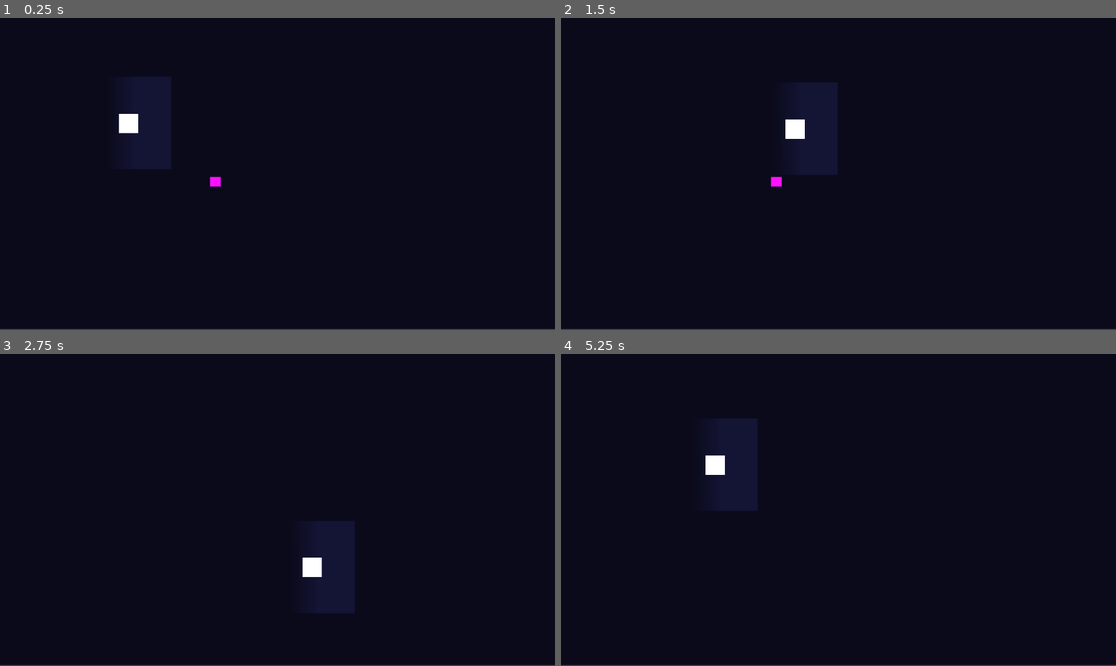
Above: before the commit, frames 1-4 (two rows, left to right).
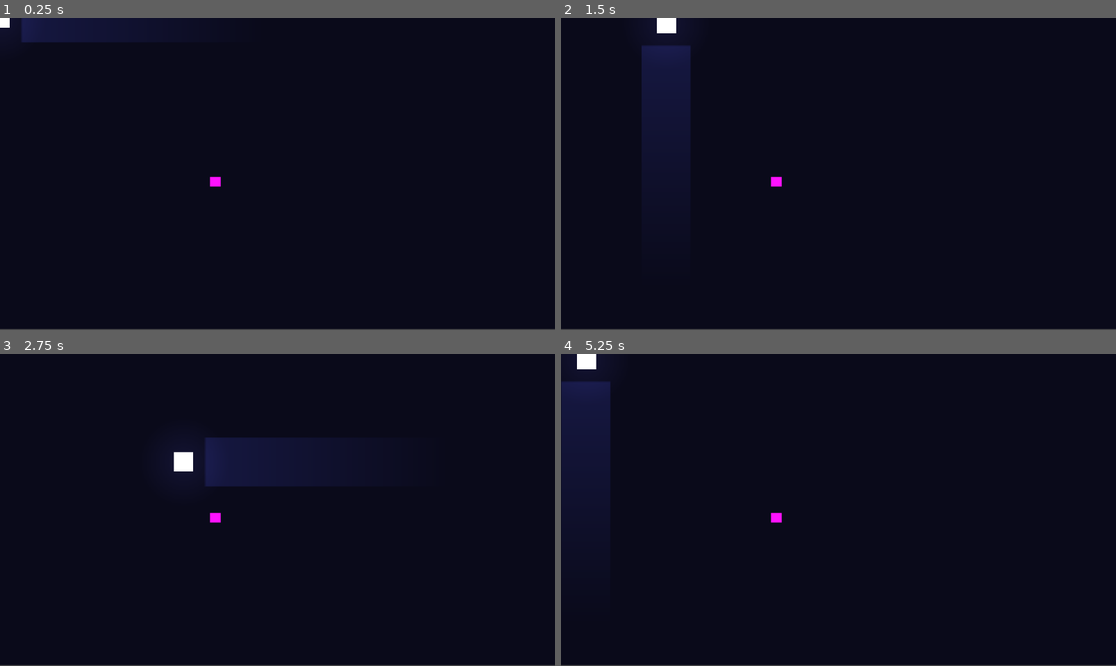
Above: after the commit, the same moments.

Repository: zz2548/game-design-final
Game: Godot game, scene res://main.tscn
The game is run twice, just before and just after one commit, with the same random seed, the same clock (stepped at 60 frames per second) and the same inputs.
Inputs (mouse positions are in pixels of both pictures, inside the frame that each line leads up to):
- Up to frame 1 (0.25 s): no input
- Up to frame 2 (1.5 s): tap Enter (ui_accept) at 0.5, 0.77 s; move the mouse to (960, 158) at 0.52 s; hold Right (ui_right) 0.53-1.28 s; hold E (interact) 0.53-1.28 s; move the mouse to (727, 189) at 1.27 s; hold Down (ui_down) from 1.28 s (still down); tap E (interact) at 1.35 s
- Up to frame 3 (2.75 s): tap Enter (ui_accept) at 1.52 s; move the mouse to (333, 441) at 2.02 s; release Down (ui_down) at 2.03 s; hold Right (ui_right) from 2.03 s (still down); hold E (interact) from 2.03 s (still down)
- Up to frame 4 (5.25 s): move the mouse to (810, 572) at 2.77 s; release Right (ui_right) at 2.78 s; release E (interact) at 2.78 s; hold Up (ui_up) 2.78-3.53 s; tap E (interact) at 2.85, 4.35 s; tap Enter (ui_accept) at 3.02, 3.77, 4.52 s; move the mouse to (1005, 556) at 3.52 s; hold E (interact) 3.53-4.28 s; hold Left (ui_left) 3.53-5.03 s; move the mouse to (672, 463) at 4.27 s; move the mouse to (866, 510) at 5.02 s; hold Down (ui_down) from 5.03 s (still down); hold E (interact) from 5.03 s (still down)

The runs differ from the first frame. In frame 1, 3.5% of the frame differs, in the area x 0-31%, y 0-49%; in frame 2, 4.9%; in frame 3, 5.0%, in the area x 31-64%, y 26-83%; in frame 4, 5.0%.

Commit message:
Tweak player lights

Diff:
--- a/underwater-game/main.tscn
+++ b/underwater-game/main.tscn
@@ -1,21 +1,10 @@
 [gd_scene format=3 uid="uid://b2kse4lq50hm1"]
 
 [ext_resource type="Script" uid="uid://b2mbcxvmpn3bg" path="res://main.gd" id="1_0xm2m"]
-[ext_resource type="Script" uid="uid://clqmtwvs4a8ib" path="res://player.gd" id="2_h2yge"]
-[ext_resource type="Script" uid="uid://bmqko7aq0b1lj" path="res://interaction_system.gd" id="3_h2yge"]
+[ext_resource type="PackedScene" uid="uid://c4aq5kby2y074" path="res://player.tscn" id="2_lquwl"]
 [ext_resource type="Script" uid="uid://uh7cq6d0y4um" path="res://pickup_item.gd" id="4_lquwl"]
 [ext_resource type="Resource" uid="uid://xts38j23s6u" path="res://items/test_item.tres" id="5_7mycd"]
 [ext_resource type="PackedScene" uid="uid://d0wsi4jj2eyp1" path="res://InventoryUI.tscn" id="6_7mycd"]
-
-[sub_resource type="Gradient" id="Gradient_0xm2m"]
-
-[sub_resource type="GradientTexture2D" id="GradientTexture2D_h2yge"]
-gradient = SubResource("Gradient_0xm2m")
-fill_from = Vector2(0.17826086, 0.57391304)
-fill_to = Vector2(0.54347825, 0.56956524)
-
-[sub_resource type="CircleShape2D" id="CircleShape2D_1bvp3"]
-radius = 79.624115
 
 [sub_resource type="RectangleShape2D" id="RectangleShape2D_272bh"]
 
@@ -27,30 +16,7 @@
 offset_bottom = 646.0
 color = Color(0.039215688, 0.039215688, 0.101960786, 1)
 
-[node name="player" type="CharacterBody2D" parent="." unique_id=1464601883]
-script = ExtResource("2_h2yge")
-
-[node name="ColorRect" type="ColorRect" parent="player" unique_id=1240641266]
-offset_left = 247.0
-offset_top = 199.0
-offset_right = 287.0
-offset_bottom = 239.0
-
-[node name="PointLight2D" type="PointLight2D" parent="player" unique_id=871131139]
-position = Vector2(271.25, 218.25002)
-scale = Vector2(2.6484373, 3.0234375)
-texture = SubResource("GradientTexture2D_h2yge")
-
-[node name="InteractionZone" type="Area2D" parent="player" unique_id=1596191457]
-collision_layer = 0
-
-[node name="CollisionShape2D" type="CollisionShape2D" parent="player/InteractionZone" unique_id=1526723802]
-position = Vector2(267, 219)
-shape = SubResource("CircleShape2D_1bvp3")
-
-[node name="InteractionSystem" type="Node" parent="player" unique_id=275111721 node_paths=PackedStringArray("interaction_zone")]
-script = ExtResource("3_h2yge")
-interaction_zone = NodePath("../InteractionZone")
+[node name="player" parent="." unique_id=1228927479 instance=ExtResource("2_lquwl")]
 
 [node name="TestItem" type="Area2D" parent="." unique_id=1043242679]
 collision_mask = 0
--- a/underwater-game/player.gd
+++ b/underwater-game/player.gd
@@ -4,6 +4,9 @@
 const ACCELERATION = 800.0
 const FRICTION = 600.0
 const BUOYANCY = 60.0  # upward force when idle (not a velocity target)
+@onready var cone_light: PointLight2D = $ConeLight
+
+var _last_direction := Vector2.RIGHT
 
 func _physics_process(delta: float) -> void:
 	var direction := Vector2(
@@ -13,15 +16,18 @@
 
 	if direction.length() > 0:
 		direction = direction.normalized()
+		_last_direction = direction
 		velocity = velocity.move_toward(direction * SWIM_SPEED, ACCELERATION * delta)
 	else:
-		# Friction brings you to a stop first, then buoyancy lifts you gently
 		velocity.x = move_toward(velocity.x, 0.0, FRICTION * delta)
 		velocity.y = move_toward(velocity.y, 0.0, FRICTION * delta)
-		velocity.y -= BUOYANCY * delta  # apply as a force, not a velocity target
+		velocity.y -= BUOYANCY * delta
 
-	velocity = velocity.limit_length(SWIM_SPEED)  # cap diagonal/buoyancy overshoot
+	velocity = velocity.limit_length(SWIM_SPEED)
 	move_and_slide()
+
+	# Rotate cone light to face movement direction
+	cone_light.rotation = _last_direction.angle()
 
 func _ready() -> void:
 	Inventory.item_added.connect(func(item, qty):
--- /dev/null
+++ b/underwater-game/player.tscn
@@ -0,0 +1,57 @@
+[gd_scene format=3 uid="uid://c4aq5kby2y074"]
+
+[ext_resource type="Script" uid="uid://clqmtwvs4a8ib" path="res://player.gd" id="1_onrkg"]
+[ext_resource type="Script" uid="uid://bmqko7aq0b1lj" path="res://interaction_system.gd" id="2_i3pqv"]
+
+[sub_resource type="CircleShape2D" id="CircleShape2D_1bvp3"]
+radius = 79.624115
+
+[sub_resource type="Gradient" id="Gradient_onrkg"]
+offsets = PackedFloat32Array(0, 0.3493976)
+colors = PackedColorArray(1, 1, 1, 1, 1, 1, 1, 0)
+
+[sub_resource type="GradientTexture2D" id="GradientTexture2D_i3pqv"]
+gradient = SubResource("Gradient_onrkg")
+width = 256
+height = 256
+fill = 1
+fill_from = Vector2(0.5, 0.5)
+
+[sub_resource type="Gradient" id="Gradient_i3pqv"]
+
+[sub_resource type="GradientTexture2D" id="GradientTexture2D_hqtel"]
+gradient = SubResource("Gradient_i3pqv")
+fill_from = Vector2(1, 0)
+fill_to = Vector2(0, 0)
+
+[node name="player" type="CharacterBody2D" unique_id=1228927479]
+script = ExtResource("1_onrkg")
+
+[node name="ColorRect" type="ColorRect" parent="." unique_id=2079948880]
+offset_left = -20.0
+offset_top = -20.0
+offset_right = 20.0
+offset_bottom = 20.0
+
+[node name="InteractionZone" type="Area2D" parent="." unique_id=2033417086]
+collision_layer = 0
+
+[node name="CollisionShape2D" type="CollisionShape2D" parent="InteractionZone" unique_id=1846924030]
+shape = SubResource("CircleShape2D_1bvp3")
+
+[node name="InteractionSystem" type="Node" parent="." unique_id=331553982 node_paths=PackedStringArray("interaction_zone")]
+script = ExtResource("2_i3pqv")
+interaction_zone = NodePath("../InteractionZone")
+
+[node name="AmbientLight" type="PointLight2D" parent="." unique_id=1775349992]
+scale = Vector2(1.5, 1.5)
+texture = SubResource("GradientTexture2D_i3pqv")
+
+[node name="ConeLight" type="PointLight2D" parent="." unique_id=477901931]
+position = Vector2(-1, 0)
+scale = Vector2(10, 2)
+color = Color(0.78431374, 0.9098039, 1, 1)
+energy = 1.5
+texture = SubResource("GradientTexture2D_hqtel")
+offset = Vector2(30, 0)
+texture_scale = 0.8
